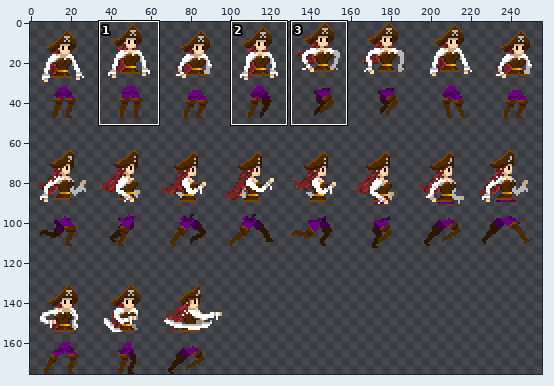
One commit to this sprite sheet: Assets/Resources/Sprites/PirateCharacterSpriteSheet.png. Above: a wide view before the commit, with the close-up outlined.
Close-up. Earlier state:
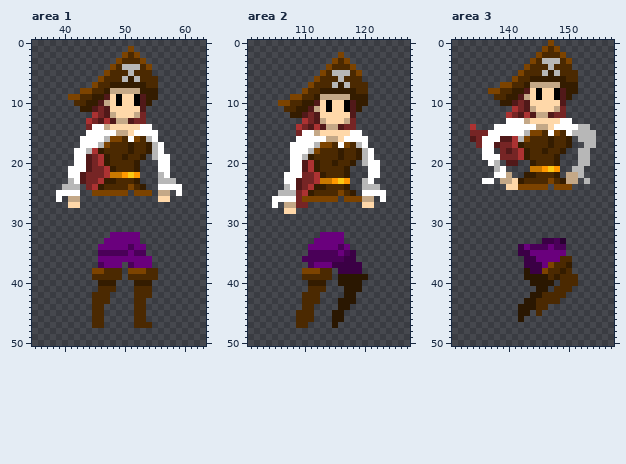
The file is 256x176 pixels. Colours within 5 levels of each other are drawn and written as one. Shown: area 1: x 35..63, y 0..50; area 2: x 101..127, y 0..50; area 3: x 131..157, y 0..50. The commit also changed other parts of the picture, which this record leaves out.
And afterwards:
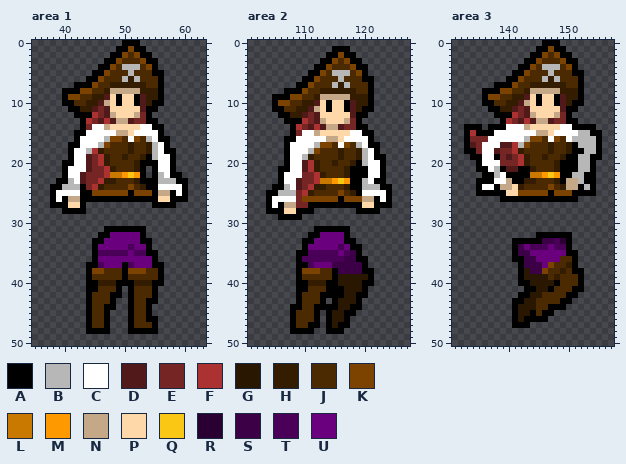
Palette (. is transparent): A #000000  B #b7b7b7  C #ffffff  D #511919  E #762525  F #ac3232  G #2a1701  H #341c00  J #4b2901  K #7c4300  L #ca7900  M #ff9900  N #c4a887  P #ffd8a9  Q #fac814  R #290031  S #3b0045  T #4a0058  U #6a007d
Diff:
Area 1:
y 0: x 50..52 ... -> AAA
y 1: x 49..50 .. -> AA; x 52..53 .. -> AA
y 2: x 48..49 .. -> AA; x 53..54 .. -> AA
y 3: x 47..48 .. -> AA; x 54..55 .. -> AA
y 4: x 46..47 .. -> AA; x 55 . -> A
y 5: x 45..46 .. -> AA; x 55..56 .. -> AA
y 6: x 44..45 .. -> AA; x 56 . -> A
y 7: x 42..44 ... -> AAA; x 56 . -> A
y 8: x 40..42 ... -> AAA; x 56 . -> A
y 9: x 40 . -> A; x 56 . -> A
y 10: x 40..41 .. -> AA; x 55..56 .. -> AA
y 11: x 41..42 .. -> AA; x 54..55 .. -> AA
y 12: x 42..44 ... -> AAA; x 54 . -> A
y 13: x 43 . -> A; x 54..55 .. -> AA
y 14: x 43 . -> A; x 55..56 .. -> AA
y 15: x 42..43 .. -> AA; x 56 . -> A
y 16: x 42 . -> A; x 56..57 .. -> AA
y 17: x 41..42 .. -> AA; x 57 . -> A
y 18: x 41 . -> A; x 57..58 .. -> AA
y 19: x 41 . -> A; x 54 . -> A; x 58 . -> A
y 20: x 40..41 .. -> AA; x 53..55 ... -> AAA; x 58 . -> A
y 21: x 40 . -> A; x 53 . -> A; x 55 . -> A; x 58 . -> A
y 22: x 40 . -> A; x 53 . -> A; x 55 . -> A; x 58..59 .. -> AA
y 23: x 39..40 .. -> AA; x 53..55 ... -> AAA; x 59..60 .. -> AA
y 24: x 38..39 .. -> AA; x 43 . -> A; x 54..55 .. -> AA; x 60 . -> A
y 25: x 38 . -> A; x 43..44 .. -> AA; x 51 . -> A; x 55 . -> A; x 58 . -> A; x 60 . -> A
y 26: x 38 . -> A; x 40 . -> A; x 43..55 ............. -> AAAAAAAAAAAAA; x 58..60 ... -> AAA
y 27: x 38..40 ... -> AAA; x 43 . -> A; x 55..58 .... -> AAAA
y 28: x 40..43 .... -> AAAA
y 31: x 47..53 ....... -> AAAAAAA
y 32: x 46..47 .. -> AA; x 53 . -> A
y 33: x 45..46 .. -> AA; x 53..54 .. -> AA
y 34: x 45 . -> A; x 54 . -> A
y 35: x 45 . -> A; x 54..55 .. -> AA
y 36: x 45 . -> A; x 55 . -> A
y 37: x 44..45 .. -> AA; x 50 . -> A; x 55..56 .. -> AA
y 38..39: x 44 . -> A; x 50 . -> A; x 56 . -> A
y 40: x 44..45 .. -> AA; x 49..51 ... -> AAA; x 55..56 .. -> AA
y 41: x 44..45 .. -> AA; x 49 . -> A; x 51 . -> A; x 55 . -> A
y 42: x 44 . -> A; x 48..49 .. -> AA; x 51 . -> A; x 55 . -> A
y 43: x 44 . -> A; x 48 . -> A; x 51 . -> A; x 54..55 .. -> AA
y 44: x 44 . -> A; x 47..48 .. -> AA; x 51 . -> A; x 54 . -> A
y 45: x 44 . -> A; x 47 . -> A; x 51 . -> A; x 54 . -> A
y 46: x 44 . -> A; x 47 . -> A; x 51 . -> A; x 54..55 .. -> AA
y 47: x 44 . -> A; x 47 . -> A; x 51 . -> A; x 55 . -> A
y 48: x 44..47 .... -> AAAA; x 51..55 ..... -> AAAAA
Area 2:
y 1: x 115..117 ... -> AAA
y 2: x 114..115 .. -> AA; x 117..118 .. -> AA
y 3: x 113..114 .. -> AA; x 118..119 .. -> AA
y 4: x 112..113 .. -> AA; x 119..120 .. -> AA
y 5: x 111..112 .. -> AA; x 120 . -> A
y 6: x 110..111 .. -> AA; x 120..121 .. -> AA
y 7: x 109..110 .. -> AA; x 121 . -> A
y 8: x 107..109 ... -> AAA; x 121 . -> A
y 9: x 105..107 ... -> AAA; x 121 . -> A
y 10: x 105 . -> A; x 121 . -> A
y 11: x 105..106 .. -> AA; x 120..121 .. -> AA
y 12: x 106..107 .. -> AA; x 119..120 .. -> AA
y 13: x 107..109 ... -> AAA; x 119 . -> A
y 14: x 108 . -> A; x 119..120 .. -> AA
y 15: x 108 . -> A; x 120..121 .. -> AA
y 16: x 107..108 .. -> AA; x 121 . -> A
y 17: x 107 . -> A; x 121..122 .. -> AA
y 18: x 107 . -> A; x 122 . -> A
y 19: x 107 . -> A; x 122..123 .. -> AA
y 20: x 107 . -> A; x 119 . -> A; x 123 . -> A
y 21: x 106..107 .. -> AA; x 118..120 ... -> AAA; x 123 . -> A
y 22: x 106 . -> A; x 118..120 ... -> AAA; x 123 . -> A
y 23: x 106 . -> A; x 118..119 .. -> AA; x 122..123 .. -> AA
y 24: x 105..106 .. -> AA; x 118..119 .. -> AA; x 123..124 .. -> AA
y 25: x 104..105 .. -> AA; x 119 . -> A; x 124 . -> A
y 26: x 104 . -> A; x 116 . -> A; x 122 . -> A; x 124 . -> A
y 27: x 104 . -> A; x 106 . -> A; x 111..119 ......... -> AAAAAAAAA; x 122..124 ... -> AAA
y 28: x 104..106 ... -> AAA; x 109..111 ... -> AAA; x 119..122 .... -> AAAA
y 29: x 106..109 .... -> AAAA
y 31: x 112..117 ...... -> AAAAAA
y 32: x 111..112 .. -> AA; x 117 . -> A
y 33: x 110..111 .. -> AA; x 117..118 .. -> AA
y 34: x 110 . -> A; x 118..119 .. -> AA
y 35: x 109..110 .. -> AA; x 119 . -> A
y 36: x 109 . -> A; x 119..120 .. -> AA
y 37: x 109..110 .. -> AA; x 120 . -> A
y 38: x 109 . -> A; x 115 . -> A; x 120..121 .. -> AA
y 39: x 109 . -> A; x 115 . -> A; x 121 . -> A
y 40: x 109..110 .. -> AA; x 114..115 .. -> AA; x 120..121 .. -> AA
y 41: x 109..110 .. -> AA; x 114..116 ... -> AAA; x 120 . -> A
y 42: x 109 . -> A; x 113..116 .... -> AAAA; x 119..120 .. -> AA
y 43: x 109 . -> A; x 113 . -> A; x 115 . -> A; x 119 . -> A
y 44: x 108..109 .. -> AA; x 112..115 .... -> AAAA; x 118..119 .. -> AA
y 45: x 108 . -> A; x 112 . -> A; x 114 . -> A; x 117..118 .. -> AA
y 46: x 108 . -> A; x 112 . -> A; x 114 . -> A; x 117 . -> A
y 47: x 108 . -> A; x 111..112 .. -> AA; x 114 . -> A; x 116..117 .. -> AA
y 48: x 108..111 .... -> AAAA; x 114..116 ... -> AAA
Area 3:
y 0: x 146..148 .K. -> AAA
y 1: x 145..149 .KJK. -> AAKAA
y 2: x 144..146 .KJ -> AAK; x 148..150 JK. -> KAA
y 3: x 143..151 .KJBBBJK. -> AAKJJJKAA
y 4: x 142..144 .KJ -> AAK; x 146 J -> B; x 148 J -> B; x 150..151 J. -> KA
y 5: x 141..143 .KJ -> AAK; x 146..148 BHB -> JBJ; x 151..152 J. -> AA
y 6: x 140..142 .KJ -> AAK; x 144..146 HHH -> JJB; x 148..149 HH -> BJ; x 152 . -> A
y 7: x 138..141 .KKJ -> AAAK; x 143..148 HNNNNN -> JHHHHH; x 150..152 HH. -> JJA
y 8: x 136..149 .KKJJHHDPAPPAD -> AAAKKJJHNNNNNH; x 152 . -> A
y 9: x 136..138 ..J -> AKK; x 140 H -> J; x 142..143 DN -> HD; x 151..152 .. -> HA
y 10: x 136..139 ...H -> AAJJ; x 141..143 DED -> HDN; x 145 P -> A; x 148 P -> A; x 150..152 ... -> HAA
y 11: x 137..141 ....F -> AAHHD; x 144 N -> P; x 148..151 NE.. -> PDAA
y 12: x 138..148 ..FEDFDNNDE -> AAAFEDNPPPN; x 150 . -> A
y 13: x 139..151 .CCCNPPPPPCC. -> AFEDFDNNDEEAA
y 14: x 133..135 .F. -> AAA; x 137..139 .CC -> AAA; x 143..146 CCNN -> NPPP; x 148 C -> P; x 151..154 CBB. -> AAAA
y 15: x 133..137 .EEEC -> AFAAA; x 143..149 BKKJCKJ -> CCNNPCC; x 151 B -> C; x 154..155 B. -> AA
y 16: x 133..134 .D -> AE; x 136 C -> E; x 139..145 DDFBKJJ -> CCCCBKK; x 147..148 HJ -> CK; x 150..151 H. -> CB; x 155 . -> A
y 17: x 133..134 .. -> AD; x 138..140 DEE -> CDD; x 142..143 HJ -> BK; x 151..152 .. -> AB; x 155 . -> A
y 18: x 133..135 ... -> AAE; x 138 . -> D; x 140..143 DEFH -> EFHJ; x 146..147 HJ -> JH; x 149..152 H..B -> JHAA; x 154..155 .. -> BA
y 19: x 134..135 .. -> AA; x 138 C -> A; x 140 E -> D; x 146 J -> H; x 148..151 H... -> JHAA; x 154..155 .. -> AA
y 20: x 135..136 .. -> AC; x 138..144 B.DD..H -> CEEEFHJ; x 149..151 ... -> AAA; x 154 . -> A
y 21: x 135..137 ... -> AAC; x 139..151 C....LLMQM..B -> ADDAAHJJJHAAA; x 153..154 .. -> BA
y 22: x 136..138 ..C -> AAB; x 140..151 N..HHJJJH.NN -> AAAALLMQMAAB; x 153..154 .. -> AA
y 23: x 135..139 .CC.N -> AAACC; x 141..144 PHJJ -> AAHH; x 147..149 KJH -> JHA; x 152..154 .B. -> BAA
y 24: x 135..140 .....P -> ACCANN; x 142..154 KKKKK.KKK.... -> HJJJJKJHNNABA
y 25: x 135..154 .................... -> AAAAAPPKKKKKAKKKAAAA
y 26: x 139..151 ............. -> AAAAAAAAAAAAA
y 32: x 145..150 ...... -> AAAAAA
y 33: x 141..145 ..... -> AAAAA; x 150 . -> A
y 34: x 141 . -> A; x 150 . -> A
y 35: x 141 . -> A; x 150..151 .. -> AA
y 36: x 141..142 .. -> AA; x 151 . -> A
y 37: x 142 . -> A; x 151 . -> A
y 38: x 142 . -> A; x 151..152 .. -> AA
y 39: x 142 . -> A; x 152 . -> A
y 40: x 142..143 .. -> AA; x 148 . -> A; x 152 . -> A
y 41: x 143..144 .. -> AA; x 147 . -> A; x 151..152 .. -> AA
y 42: x 142..143 .. -> AA; x 150..151 .. -> AA
y 43: x 141..142 .. -> AA; x 149..150 .. -> AA
y 44: x 141 . -> A; x 147..149 ... -> AAA
y 45: x 141 . -> A; x 144 . -> A; x 146..147 .. -> AA
y 46: x 141 . -> A; x 143..146 .... -> AAAA
y 47: x 141..143 ... -> AAA
